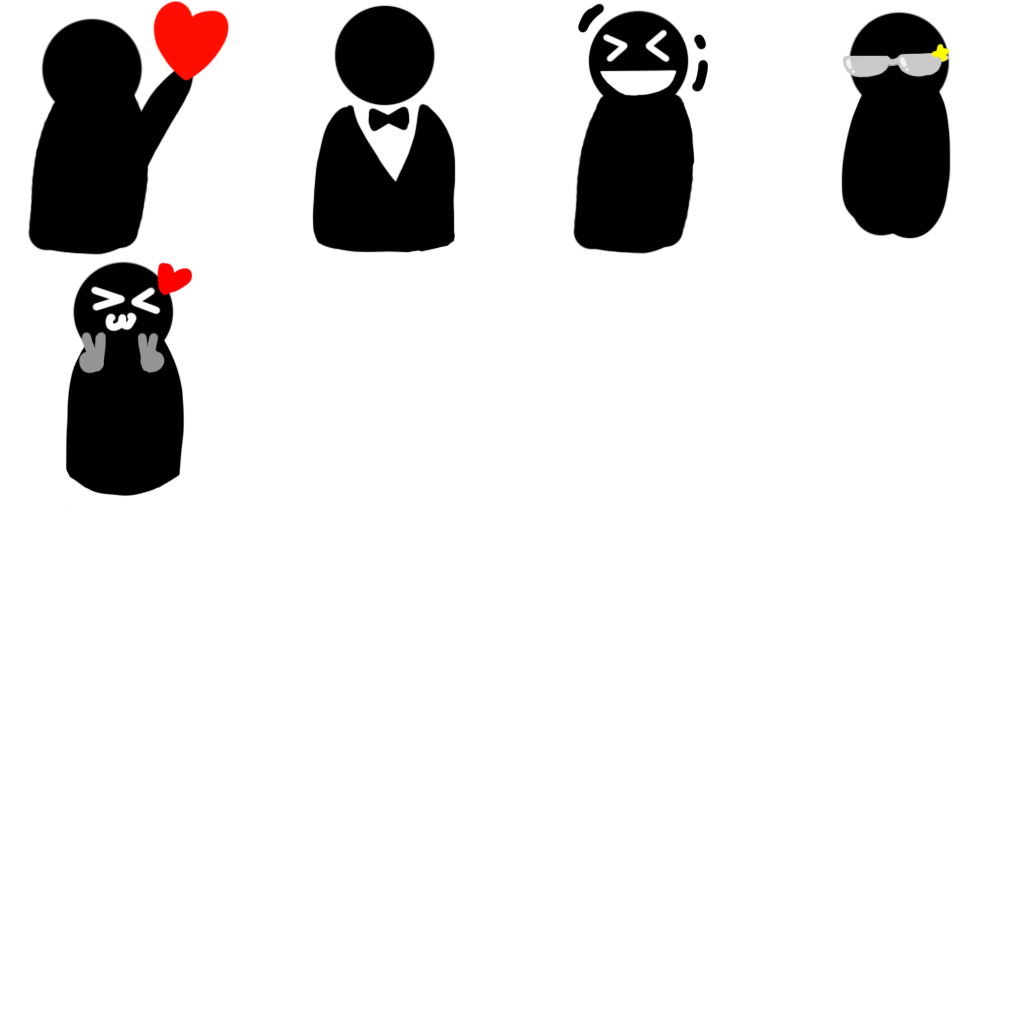
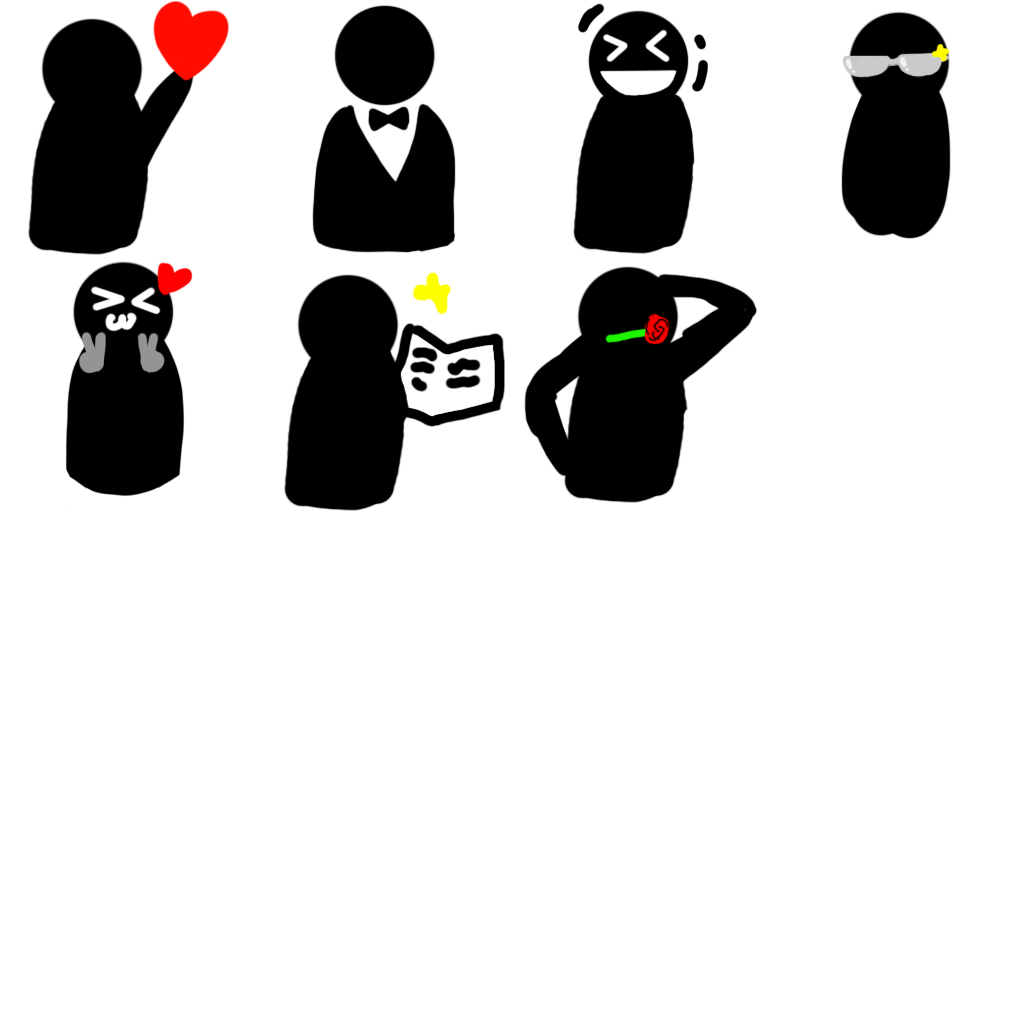
Two versions of the same layered image (1024x1024). Layer-by-layer changes:
added layer "Layer 1 copy 2" above "Layer 1 copy" over [524, 266, 758, 503]
added layer "Layer 1 copy" above "Layer 1" over [283, 271, 506, 511]
